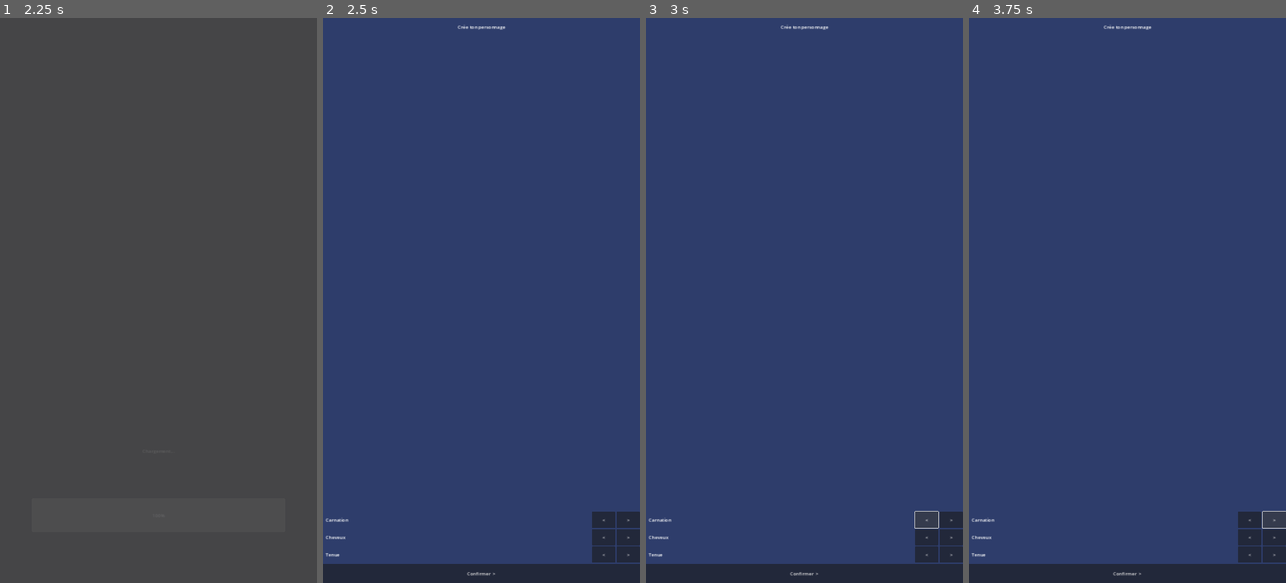
Above: before the commit, frames 1-4 (left to right).
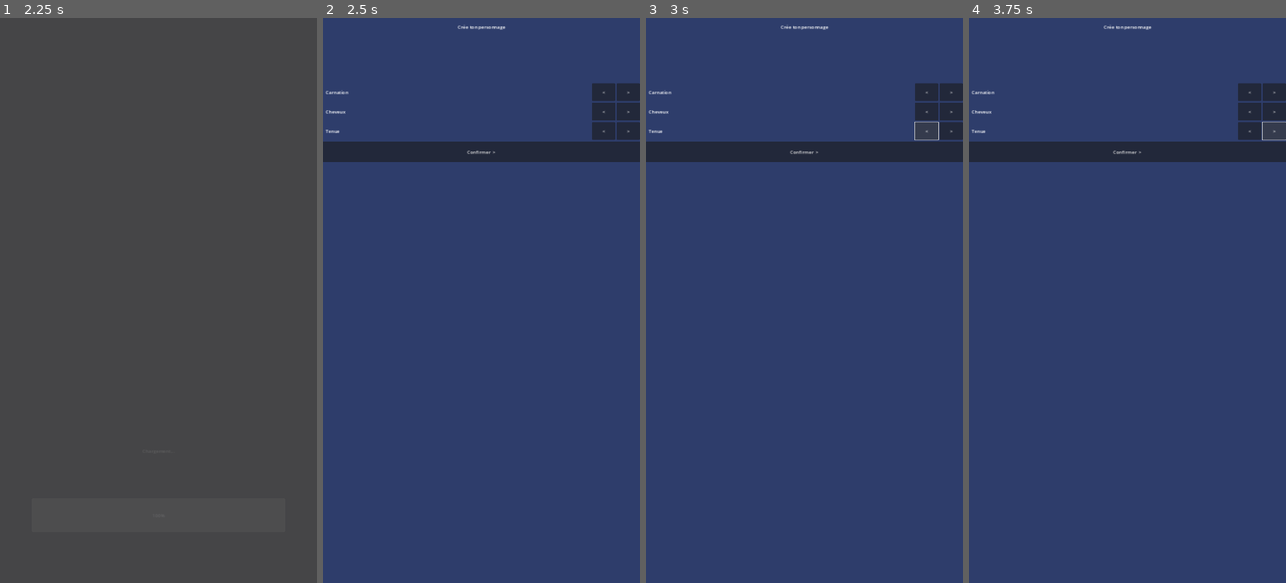
Above: after the commit, the same moments.

Repository: aineotech/BibleWorldKids-Godot
Game: Godot game, scene res://_Game/Scenes/Boot.tscn
Two runs of this game, one before a commit and one after it. Both use one fixed random seed, a clock stepped at 60 frames per second and the inputs below.
Inputs (mouse positions are in pixels of both pictures, inside the frame that each line leads up to):
- Up to frame 1 (2.25 s): tap Enter at 0.5 s; move the mouse to (228, 272) at 0.52 s; hold Right (ui_right) 0.53-1.25 s; hold Space (action_principale) 0.53-1.25 s; click (228, 272) at 0.67 s; drag from (95, 328) to (142, 413) at 1.27 s; tap Space (action_principale) at 2 s; move the mouse to (190, 176) at 2.02 s; hold Right (ui_right) from 2.03 s (still down); hold Space (action_principale) from 2.03 s (still down)
- Up to frame 2 (2.5 s): keep holding Right (ui_right); keep holding Space (action_principale)
- Up to frame 3 (3 s): release Right (ui_right) at 2.75 s; release Space (action_principale) at 2.75 s; click "<" at 2.75 s
- Up to frame 4 (3.75 s): click ">" at 3.5 s

Frame 1 is identical in both runs. In frame 2, 9.8% of the frame differs, in the area x 0-100%, y 11-100%; in frame 3, 9.8%; in frame 4, 9.8%.

Commit message:
fix(scene): supprimer EXPAND sur Titre et EspaceAvatar - hauteurs fixes uniquement
Co-Authored-By: Claude Sonnet 4.6 <noreply@anthropic.com>

Diff:
--- a/_Game/Scenes/CreateurAvatar.tscn
+++ b/_Game/Scenes/CreateurAvatar.tscn
@@ -23,7 +23,7 @@
 anchor_bottom = 1.0
 grow_horizontal = 2
 grow_vertical = 2
-theme_override_constants/separation = 4
+theme_override_constants/separation = 6
 
 [node name="Titre" type="Label" parent="VBox"]
 custom_minimum_size = Vector2(0, 60)
@@ -33,9 +33,8 @@
 vertical_alignment = 1
 
 [node name="EspaceAvatar" type="Control" parent="VBox"]
-custom_minimum_size = Vector2(0, 120)
+custom_minimum_size = Vector2(0, 150)
 size_flags_horizontal = 3
-size_flags_vertical = 3
 
 [node name="Avatar" type="Node2D" parent="VBox/EspaceAvatar"]
 script = ExtResource("1_perso")
@@ -43,7 +42,6 @@
 couche_vetement = NodePath("Vetement")
 couche_cheveux = NodePath("Cheveux")
 couche_accessoire = NodePath("Accessoire")
-position = Vector2(540, 60)
 
 [node name="Corps" type="Sprite2D" parent="VBox/EspaceAvatar/Avatar"]
 
@@ -54,7 +52,7 @@
 [node name="Accessoire" type="Sprite2D" parent="VBox/EspaceAvatar/Avatar"]
 
 [node name="LigneCarnation" type="HBoxContainer" parent="VBox"]
-custom_minimum_size = Vector2(0, 55)
+custom_minimum_size = Vector2(0, 60)
 size_flags_horizontal = 3
 
 [node name="LblCarnation" type="Label" parent="VBox/LigneCarnation"]
@@ -63,15 +61,15 @@
 vertical_alignment = 1
 
 [node name="BtnCarnationMoins" type="Button" parent="VBox/LigneCarnation"]
-custom_minimum_size = Vector2(80, 55)
+custom_minimum_size = Vector2(80, 60)
 text = " < "
 
 [node name="BtnCarnationPlus" type="Button" parent="VBox/LigneCarnation"]
-custom_minimum_size = Vector2(80, 55)
+custom_minimum_size = Vector2(80, 60)
 text = " > "
 
 [node name="LigneCheveux" type="HBoxContainer" parent="VBox"]
-custom_minimum_size = Vector2(0, 55)
+custom_minimum_size = Vector2(0, 60)
 size_flags_horizontal = 3
 
 [node name="LblCheveux" type="Label" parent="VBox/LigneCheveux"]
@@ -80,15 +78,15 @@
 vertical_alignment = 1
 
 [node name="BtnCheveuxMoins" type="Button" parent="VBox/LigneCheveux"]
-custom_minimum_size = Vector2(80, 55)
+custom_minimum_size = Vector2(80, 60)
 text = " < "
 
 [node name="BtnCheveuxPlus" type="Button" parent="VBox/LigneCheveux"]
-custom_minimum_size = Vector2(80, 55)
+custom_minimum_size = Vector2(80, 60)
 text = " > "
 
 [node name="LigneTenue" type="HBoxContainer" parent="VBox"]
-custom_minimum_size = Vector2(0, 55)
+custom_minimum_size = Vector2(0, 60)
 size_flags_horizontal = 3
 
 [node name="LblTenue" type="Label" parent="VBox/LigneTenue"]
@@ -97,14 +95,14 @@
 vertical_alignment = 1
 
 [node name="BtnTenueMoins" type="Button" parent="VBox/LigneTenue"]
-custom_minimum_size = Vector2(80, 55)
+custom_minimum_size = Vector2(80, 60)
 text = " < "
 
 [node name="BtnTenuePlus" type="Button" parent="VBox/LigneTenue"]
-custom_minimum_size = Vector2(80, 55)
+custom_minimum_size = Vector2(80, 60)
 text = " > "
 
 [node name="BtnConfirmer" type="Button" parent="VBox"]
-custom_minimum_size = Vector2(0, 65)
+custom_minimum_size = Vector2(0, 70)
 size_flags_horizontal = 3
 text = "Confirmer  >"
